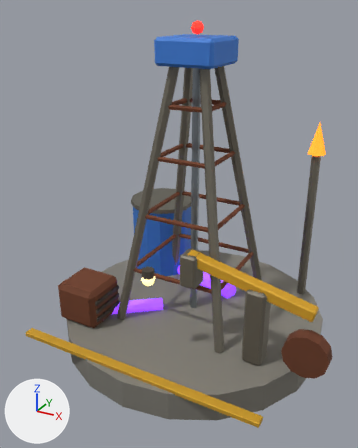
The glTF model public/models/mine.glb as it was, and as the next commit left it.
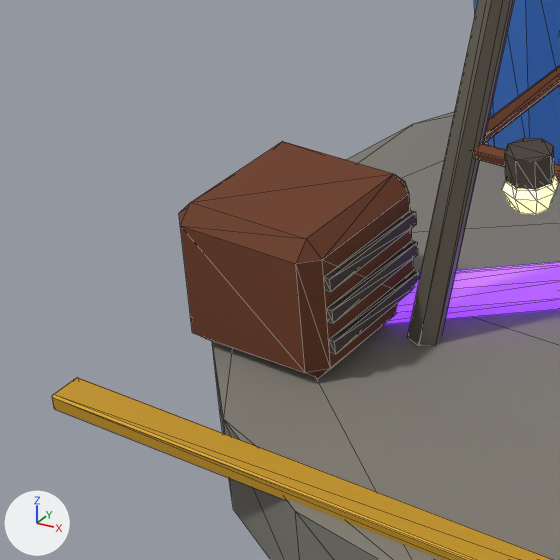
Each version is shown whole from a 50 mm lens placed at (2.209, -4.368, 3.48), pointed at (-0.066, -0.231, 1.411), then close up on the part from 3% to 44% of the width and 52% to 84% of the height. Arrows for +X, +Y and +Z are at lower left; the lights stay in place. The first two pictures are the older version. The close-ups show mesh edges as thin lines.

The scene before the commit, as lines of its bpy script (objects in view):
```python
me_cone = bpy.data.meshes.new('Cone')
me_cone.from_pydata(...)  # 625 vertices, 1086 faces; spans x -1.45..1.67, y -1.45..1.45, z -0.15..3.21
me_cone.materials.append(mat_concrete)
me_cone.materials.append(mat_hazard)
me_cone.materials.append(mat_scrap)
me_cone.materials.append(mat_rust)
me_cone.materials.append(mat_team)
me_cone.materials.append(mat_red_glow)
me_cone.materials.append(mat_steel)
me_cone.materials.append(mat_dark)
me_cone.materials.append(mat_orange_glow)
me_cone.materials.append(mat_purple_glow)
me_cone.materials.append(mat_lamp_glow)
ob_mine = bpy.data.objects.new('mine', me_cone)
ob_mine.location = (0.0, 0.0, 0.15)
```
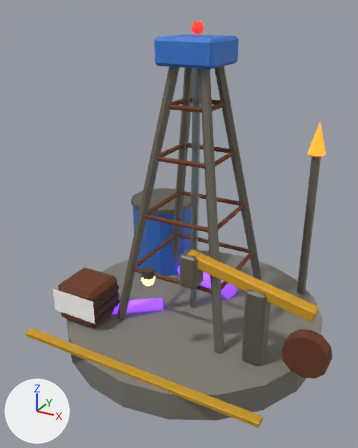
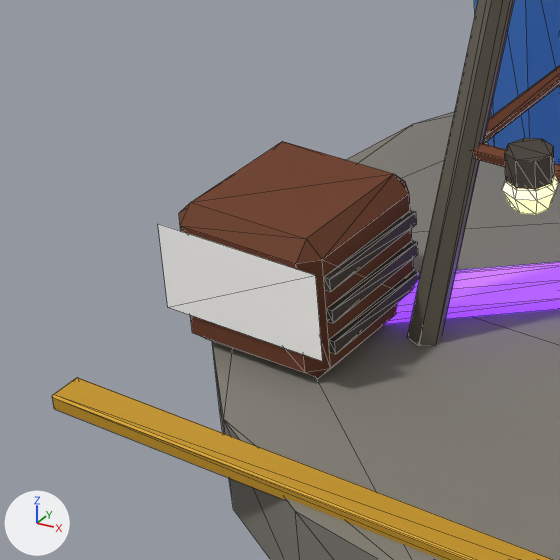
The change, as a list of edits to the scene's bpy script:
```text
Add mat_tag:
    mat_tag = principled_material('tag')
    mat_tag.base_color = (1.0, 1.0, 1.0)  # white #ffffff
    mat_tag.roughness = 0.8
Add me_plane:
    me_plane.from_pydata([(-0.273, 0.0, -0.136), (0.273, 0.0, -0.136), (-0.273, 0.0, 0.136), (0.273, 0.0, 0.136)], [], [(0, 1, 3), (0, 3, 2)])
    me_plane.materials.append(mat_tag)  # white #ffffff
Add ob_tag_0:
    ob_tag_0 = bpy.data.objects.new('tag_0', me_plane)
    ob_tag_0.location = (-0.95, -0.96, 0.55)
```

Pixel boxes [x1, y1, x2, y2] of what changed, in the close-ups (560 x 560 px):
'tag_0', added
    after: [158, 224, 322, 361]
